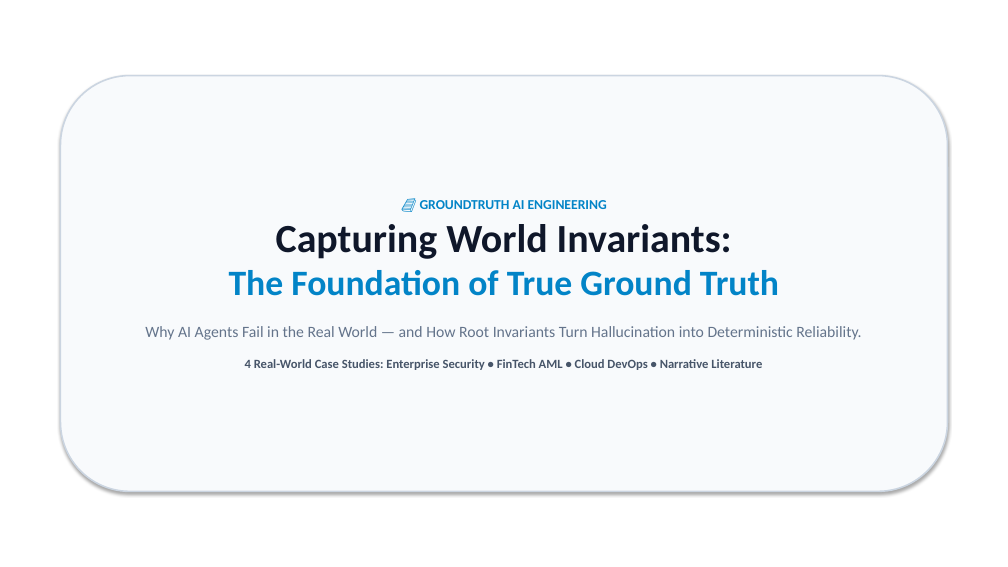
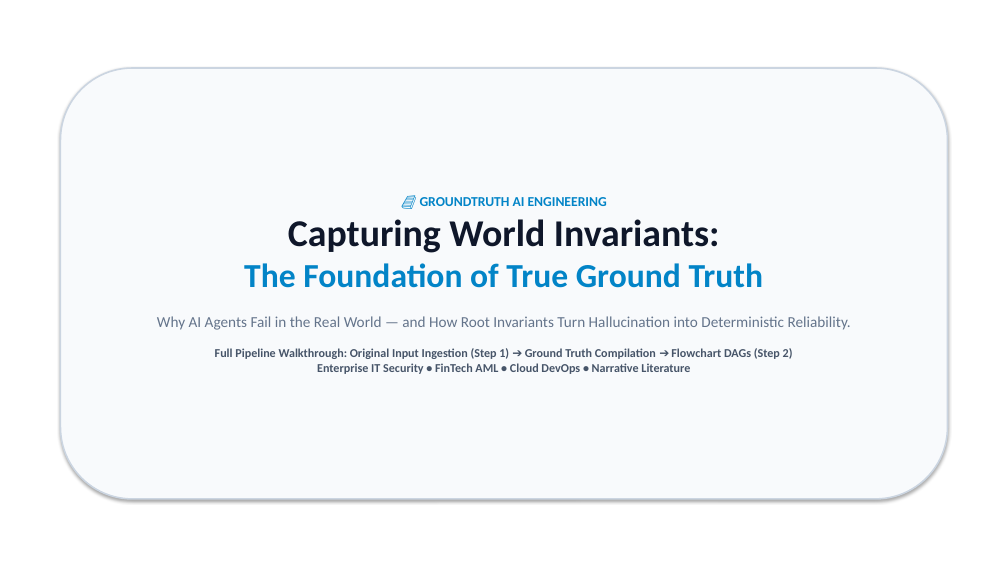
Before and after one commit to cosmosanalytics/uat-copilot-local, a slide deck: slide 1 of Capturing_World_Invariants_Ground_Truth.pptx. Drawn at 1008x567 pixels with LibreOffice and Linux fonts; fonts in the diff are those of the drawing. Boxes give left, top, right and bottom in pixels: in the first picture for what was removed or moved away, otherwise in the second. Text is boxed around its words. In the diff, an @@ line names an element or a change of style, - is before the commit and + after.

Commit message:
Update GroundTruth PowerPoint presentation to feature verbatim original input ingestion alongside output flowcharts for all 4 examples

```diff
--- a/Capturing_World_Invariants_Ground_Truth.pptx
+++ b/Capturing_World_Invariants_Ground_Truth.pptx
@@ rounded rectangle "📘 GROUNDTRUTH AI ENGINEERING": place and size @@
-rounded rectangle "📘 GROUNDTRUTH AI ENGINEERING" at (60,76,948,492)
+rounded rectangle "📘 GROUNDTRUTH AI ENGINEERING" at (60,68,948,499)
@@ text in rounded rectangle at (157,219,851,330): size 38 to 36 pt in "Capturing World Invariants:"; size 34 to 32 pt in "The Foundation of True Ground Truth"; size 15 to 14.5 pt in "Why AI Agents Fail in the Real ..." @@
@@ text in rounded rectangle at (215,348,793,374): text changed; size 12 to 11.5 pt @@
-4 Real-World Case Studies: Enterprise Security • FinTech AML • Cloud DevOps • Narrative Literature
+Full Pipeline Walkthrough: Original Input Ingestion (Step 1) ➔ Ground Truth Compilation ➔ Flowchart DAGs (Step 2)
+Enterprise IT Security • FinTech AML • Cloud DevOps • Narrative Literature
```
Also in this commit, not shown: 6 other slides changed, 5 slides added, 4 other files.
